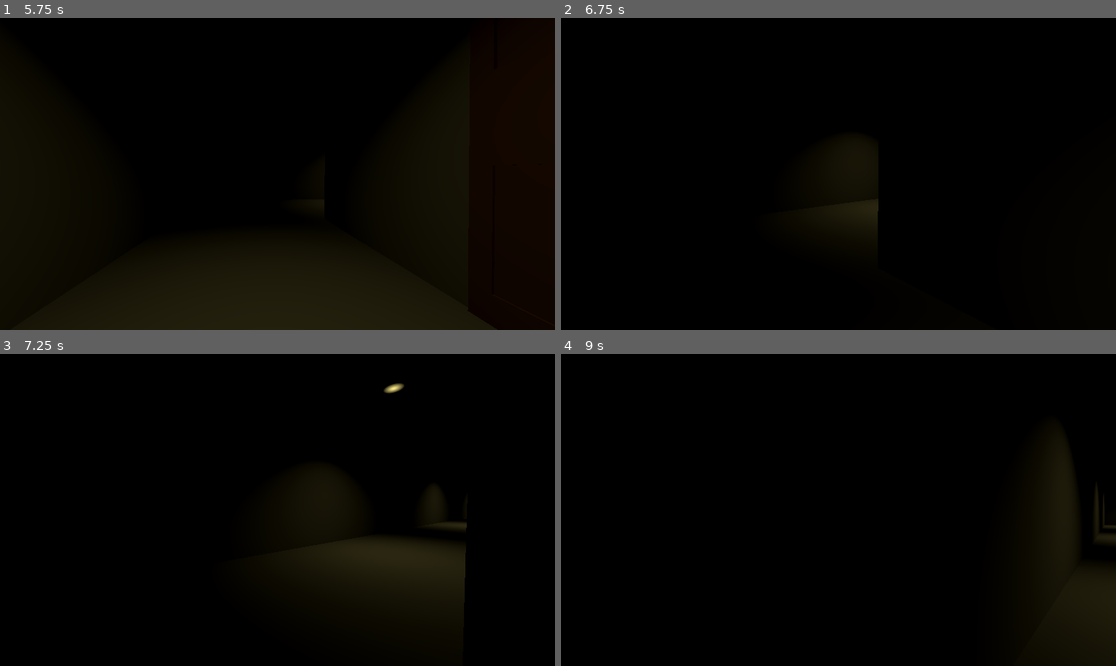
Above: before the commit, frames 1-4 (two rows, left to right).
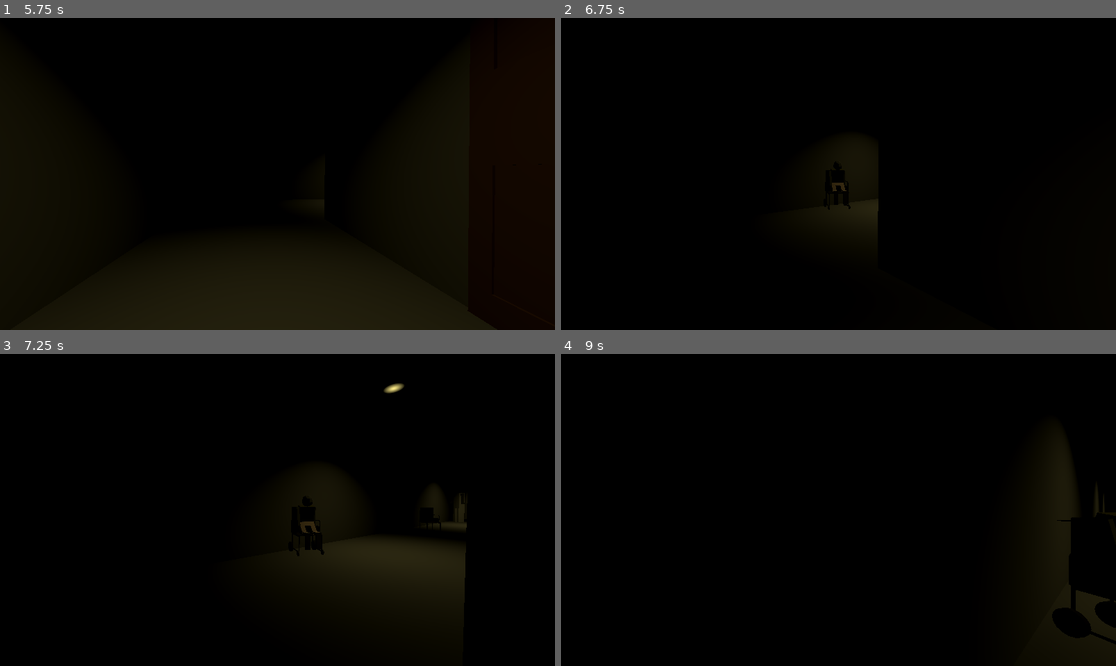
Above: after the commit, the same moments.

Repository: Nawreua/pizza-doggy-jam-4
Game: Godot game, scene res://levels/corridor2b/corridor2b.tscn
Two runs of this game, one before a commit and one after it. Both use one fixed random seed, a clock stepped at 60 frames per second and the inputs below. The project has no main scene, so this scene is started directly. Sound files missing from this copy of the repository are replaced by a short silence.
Inputs (mouse positions are in pixels of both pictures, inside the frame that each line leads up to):
- Up to frame 1 (5.75 s): tap Enter at 0.5 s; move the mouse to (271, 180) at 0.52 s; hold W (move_forward) 0.53-2.78 s; move the mouse to (316, 177) at 1.27 s; move the mouse to (233, 170) at 2.02 s; move the mouse to (283, 174) at 2.77 s; hold A (turn_left) 2.78-3.53 s; move the mouse to (255, 167) at 3.52 s; hold W (move_forward) from 3.53 s (still down); move the mouse to (305, 174) at 4.27 s; move the mouse to (249, 174) at 5.02 s
- Up to frame 2 (6.75 s): move the mouse to (849, 167) at 5.77 s; release W (move_forward) at 5.78 s; hold D (turn_right) 5.78-6.53 s; move the mouse to (832, 180) at 6.52 s; hold W (move_forward) from 6.53 s (still down)
- Up to frame 3 (7.25 s): keep holding W (move_forward)
- Up to frame 4 (9 s): move the mouse to (877, 513) at 7.27 s; move the mouse to (794, 506) at 8.02 s; tap Space at 8.75 s; move the mouse to (844, 510) at 8.77 s; release W (move_forward) at 8.78 s; hold A (turn_left) from 8.78 s (still down)

Frame 1 is identical in both runs. In frame 2, less than 0.1% of the frame differs, in the area x 48-53%, y 52-62%; in frame 3, 0.2%; in frame 4, 1.2%, in the area x 88-100%, y 50-94%.

Commit message:
levels: fluf corridor 2b level

Diff:
--- a/levels/corridor2b/corridor2b.tscn
+++ b/levels/corridor2b/corridor2b.tscn
@@ -2,10 +2,14 @@
 
 [ext_resource type="Material" uid="uid://d2wuvwotxphge" path="res://assets/materials/wall_grey.tres" id="1_0hhuj"]
 [ext_resource type="PackedScene" uid="uid://c65ovcsfy68bd" path="res://assets/models/door.glb" id="2_6ggwl"]
+[ext_resource type="PackedScene" uid="uid://b4uvaw3j5s1um" path="res://assets/models/elevator.tscn" id="2_qjoyh"]
 [ext_resource type="PackedScene" uid="uid://cx1t64q6n6hl6" path="res://scenes/player/player.tscn" id="3_75aiw"]
 [ext_resource type="PackedScene" uid="uid://dxa8xtqr7xgxb" path="res://scenes/props/lights/spot_light_simple.tscn" id="4_l83in"]
 [ext_resource type="PackedScene" uid="uid://bpd7ymb7nneuj" path="res://assets/models/chair.tscn" id="5_fb1am"]
 [ext_resource type="PackedScene" uid="uid://cno4wp71jlixo" path="res://assets/models/wheelchair.tscn" id="5_qjoyh"]
+[ext_resource type="PackedScene" uid="uid://c6qgbxwytntu0" path="res://assets/models/door.tscn" id="6_4xrjk"]
+[ext_resource type="PackedScene" uid="uid://csik5uujsuj0w" path="res://scenes/enemies/guard/guard.tscn" id="7_fb1am"]
+[ext_resource type="PackedScene" uid="uid://bn2icmswbhaq5" path="res://scenes/enemies/patient/patient.tscn" id="9_6kdt7"]
 
 [sub_resource type="PlaneMesh" id="PlaneMesh_0hhuj"]
 material = ExtResource("1_0hhuj")
@@ -212,12 +216,21 @@
 [node name="chair2" parent="Props" unique_id=2090081282 instance=ExtResource("5_fb1am")]
 transform = Transform3D(-0.33931702, 0, -0.36723828, 0, 0.5, 0, 0.36723828, 0, -0.33931702, 0.2915616, 0.43898627, 1.1850405)
 
-[node name="chair3" parent="Props" unique_id=646920376 instance=ExtResource("5_fb1am")]
-transform = Transform3D(0.29651976, 0, -0.40258667, 0, 0.5, 0, 0.40258667, 0, 0.29651976, 8.515379, 0.43898627, -0.73210907)
+[node name="chair" parent="Props" unique_id=1806697545 instance=ExtResource("5_fb1am")]
+transform = Transform3D(0.37792102, 0, -0.327377, 0, 0.5, 0, 0.327377, 0, 0.37792102, -9.68113, 0.43898743, -20.764883)
 
 [node name="wheelchair2" parent="Props" unique_id=500139668 instance=ExtResource("5_qjoyh")]
 transform = Transform3D(0.43516496, 0, 0.24623455, 0, 0.5, 0, -0.24623455, 0, 0.43516496, -4.7871375, 0.6337005, -1.1804316)
 
+[node name="elevator" parent="Props" unique_id=1634464330 instance=ExtResource("2_qjoyh")]
+transform = Transform3D(-2.1855694e-08, 0, -0.5, 0, 0.5, 0, 0.5, 0, -2.1855694e-08, -9.197418, 0.008288622, -13.784207)
+
+[node name="chair3" parent="Props" unique_id=878597953 instance=ExtResource("5_fb1am")]
+transform = Transform3D(0.32898343, 0, 0.37652344, 0, 0.5, 0, -0.37652344, 0, 0.32898343, -11.103792, 0.4389875, -9.027962)
+
+[node name="door9" parent="Props" unique_id=678815111 instance=ExtResource("6_4xrjk")]
+transform = Transform3D(-2.1855694e-08, 0, -0.5, 0, 0.5, 0, 0.5, 0, -2.1855694e-08, -9.022962, 1.3994005, -18.803722)
+
 [node name="Player" parent="." unique_id=798795127 instance=ExtResource("3_75aiw")]
 transform = Transform3D(0.63883495, 0, 0.7693438, 0, 1, 0, -0.7693438, 0, 0.63883495, 2.4123077, 0.16431761, 0.81243026)
 
@@ -240,3 +253,17 @@
 
 [node name="SpotLight3D6" parent="Lights" unique_id=20096126 instance=ExtResource("4_l83in")]
 transform = Transform3D(1, 0, 0, 0, 0.009983092, 0.9999502, 0, -0.9999502, 0.009983092, -10.42477, 2.9247742, -19.920664)
+
+[node name="OmniLight3D" type="OmniLight3D" parent="Lights" unique_id=1471924945]
+transform = Transform3D(1, 0, 0, 0, 1, 0, 0, 0, 1, -9.6292925, 2.743043, -15.277873)
+light_color = Color(0.003921569, 0.59607846, 0.2509804, 1)
+omni_range = 1.0
+
+[node name="Guard" parent="." unique_id=491004259 instance=ExtResource("7_fb1am")]
+transform = Transform3D(1, 0, 0, 0, 1, 0, 0, 0, 1, -10.798763, 0.04810989, -14.925079)
+
+[node name="Patient" parent="." unique_id=1818606296 instance=ExtResource("9_6kdt7")]
+transform = Transform3D(0.39386168, 0, 0.9191697, 0, 1, 0, -0.9191697, 0, 0.39386168, -11.662716, 0.3911134, -2.9592862)
+
+[node name="Patient2" parent="." unique_id=1558303827 instance=ExtResource("9_6kdt7")]
+transform = Transform3D(0.51250756, 0, -0.85868275, 0, 1, 0, 0.85868275, 0, 0.51250756, 8.358257, 0.39111328, -0.9678777)
